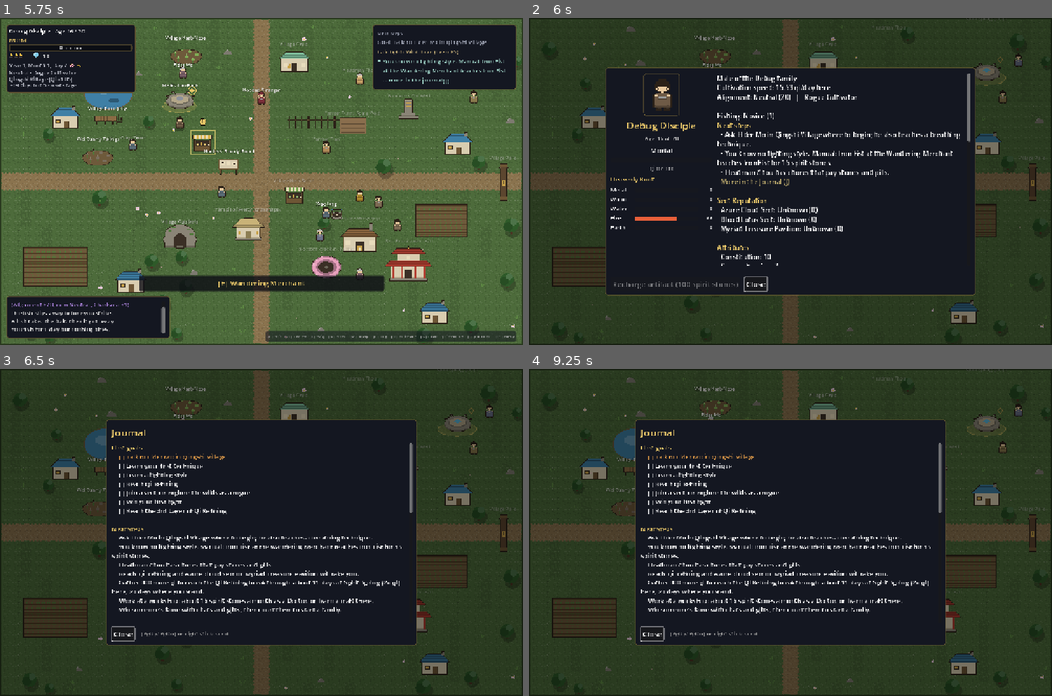
Above: before the commit, frames 1-4 (two rows, left to right).
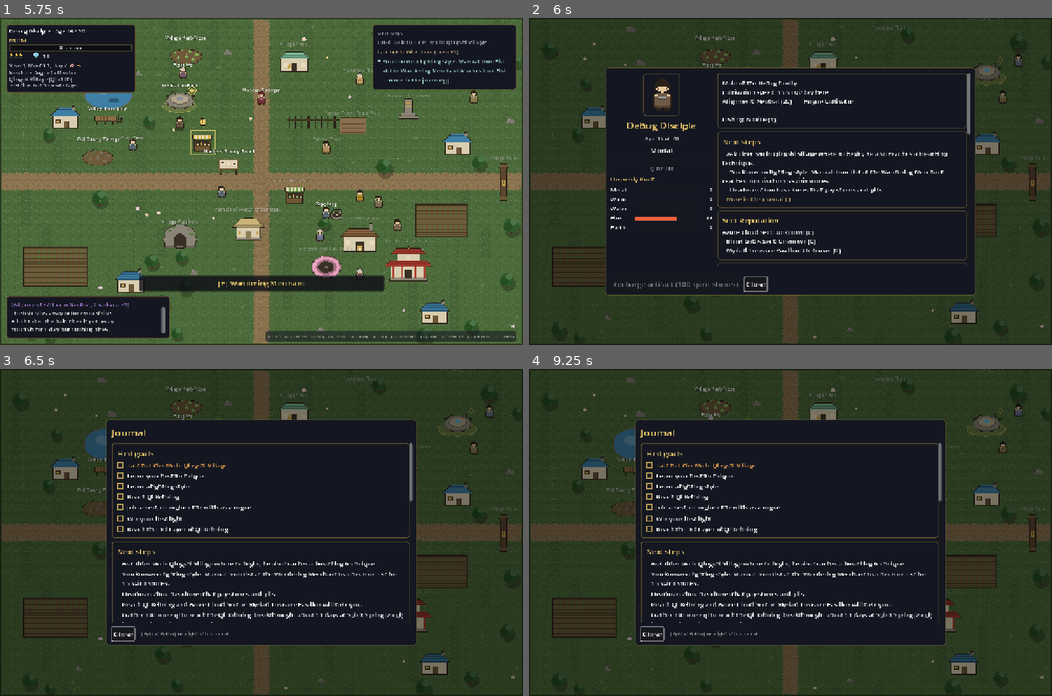
Above: after the commit, the same moments.

Repository: samridghimire/cultivation-game
Game: Godot game, scene res://src/world/world.tscn
The game is run twice, just before and just after one commit, with the same random seed, the same clock (stepped at 60 frames per second) and the same inputs. This scene is started directly instead of the project's main scene.
Inputs (mouse positions are in pixels of both pictures, inside the frame that each line leads up to):
- Up to frame 1 (5.75 s): click "Reach for it." at 0.5 s; click "Protect those who cannot prot…" at 1.25 s; click "What are you?" at 2 s; click "Why me?" at 2.75 s; click "What are you?" at 3.5 s; click "..." at 4.25 s; click "Set out." at 5 s
- Up to frame 2 (6 s): tap Enter (ui_accept) at 5.75 s; move the mouse to (905, 165) at 5.77 s; hold D (move_right) from 5.78 s (still down); tap C (toggle_character_sheet) at 5.85 s; click (905, 165) at 5.92 s
- Up to frame 3 (6.5 s): keep holding D (move_right); tap Enter (ui_accept) at 6.02 s; tap J (toggle_journal) at 6.05 s
- Up to frame 4 (9.25 s): release D (move_right) at 6.5 s; drag from (685, 548) to (706, 450) at 6.52 s; move the mouse to (842, 460) at 7.27 s; hold D (move_right) 7.28-8 s; hold E (interact) 7.28-8 s; tap J (toggle_journal) at 7.55, 9.05 s; drag from (764, 597) to (984, 421) at 8.02 s; move the mouse to (947, 581) at 8.77 s; hold A (move_left) from 8.78 s (still down); tap Page Up (scroll_up) at 8.85 s; tap Enter (ui_accept) at 9.02 s

Frame 1 is identical in both runs. In frame 2, 4.4% of the frame differs, in the area x 36-85%, y 17-76%; in frame 3, 4.6%, in the area x 21-79%, y 22-78%; in frame 4, 4.6%.

Commit message:
[GFX-030] Cards, not walls
Character sheet and journal sections are separate headed cards; journal goals
use a pixel checkbox. Hidden _text keeps the full source for tests.

Follow-ups: the 1280x800 / 1280x720 re-shoots of character_sheet and journal were not rendered or viewed this run.

Co-Authored-By: Claude Sonnet 5.5 <noreply@anthropic.com>
Claude-Session: https://claude.ai/code/session_01L4vu8x9n9xq6X2ah5yh2pR

Diff:
--- a/src/ui/character_sheet.gd
+++ b/src/ui/character_sheet.gd
@@ -26,7 +26,9 @@
 var _qi_label: Label
 var _root_title: Label
 var _root_box: VBoxContainer
+## Full BBCode source of the sheet (hidden); the visible cards are cut from it.
 var _text: RichTextLabel
+var _cards: VBoxContainer
 var _recharge: Button
 var _action_row: HFlowContainer
 var _gender_row: HBoxContainer
@@ -53,11 +55,14 @@
 	columns.add_child(_scroll)
 	_text = RichTextLabel.new()
 	_text.bbcode_enabled = true
-	_text.fit_content = true
-	_text.custom_minimum_size = Vector2(596, 0)
-	_text.size_flags_horizontal = Control.SIZE_EXPAND_FILL
-	_text.resized.connect(_fit_scroll)
-	_scroll.add_child(_text)
+	_text.visible = false
+	add_child(_text)
+	_cards = VBoxContainer.new()
+	_cards.add_theme_constant_override("separation", 8)
+	_cards.custom_minimum_size = Vector2(596, 0)
+	_cards.size_flags_horizontal = Control.SIZE_EXPAND_FILL
+	_cards.resized.connect(_fit_scroll)
+	_scroll.add_child(_cards)
 	_gender_row = HBoxContainer.new()
 	_gender_row.add_theme_constant_override("separation", 8)
 	_gender_row.add_child(UIStyle.label("Your gender is unknown. Choose:", 16))
@@ -188,7 +193,7 @@
 
 ## The scroll area is as tall as the text, up to MAX_TEXT_HEIGHT.
 func _fit_scroll() -> void:
-	_scroll.custom_minimum_size = Vector2(620, minf(_text.size.y, MAX_TEXT_HEIGHT))
+	_scroll.custom_minimum_size = Vector2(620, minf(_cards.size.y, MAX_TEXT_HEIGHT))
 
 
 func open() -> void:
@@ -379,6 +384,58 @@
 			t += "  [color=#888888]%s%s[/color]\n" % [def["name"], "" if count == "" else " (%s)" % count]
 	t += "\n[color=#888888]Press [I] for your inventory and [K] for techniques.[/color]"
 	_text.text = t
+	_build_cards(t)
+
+
+## Cuts the sheet's BBCode into headed sections: a header is a line that starts with an
+## accent- or danger-colored title. Text before the first header is an untitled section.
+## Returns [{title, head_color, body}], `title` being the header line's own text.
+static func split_sections(t: String) -> Array[Dictionary]:
+	var header := RegEx.new()
+	header.compile("^\\[color=#(%s|%s)\\](.*?)\\[/color\\](.*)$" % [UIStyle.ACCENT.to_html(false), UIStyle.CATEGORY_COLORS["danger"].to_html(false)])
+	var out: Array[Dictionary] = []
+	var body := PackedStringArray()
+	var cur := {"title": "", "note": "", "color": UIStyle.ACCENT}
+	for line in t.split("\n"):
+		var m := header.search(line)
+		if m != null:
+			out.append(_finish_section(cur, body))
+			body = PackedStringArray()
+			cur = {"title": m.get_string(2), "note": m.get_string(3).strip_edges(), "color": Color(m.get_string(1))}
+		else:
+			body.append(line)
+	out.append(_finish_section(cur, body))
+	return out.filter(func(sec: Dictionary) -> bool: return sec["title"] != "" or String(sec["body"]) != "")
+
+
+static func _finish_section(head: Dictionary, body: PackedStringArray) -> Dictionary:
+	var text := "\n".join(body).strip_edges()
+	if head["note"] != "":
+		text = ("%s\n%s" % [head["note"], text]).strip_edges()
+	return {"title": head["title"], "color": head["color"], "body": text}
+
+
+func _build_cards(t: String) -> void:
+	for c in _cards.get_children():
+		_cards.remove_child(c)
+		c.queue_free()
+	for sec in split_sections(t):
+		var card := UIStyle.panel()
+		card.name = "card_" + String(sec["title"]).validate_node_name() if sec["title"] != "" else "card_intro"
+		card.set_meta("title", sec["title"])
+		var inner := VBoxContainer.new()
+		inner.add_theme_constant_override("separation", 4)
+		card.add_child(inner)
+		if sec["title"] != "":
+			inner.add_child(UIStyle.label(sec["title"], 18, sec["color"]))
+		var body := RichTextLabel.new()
+		body.bbcode_enabled = true
+		body.fit_content = true
+		body.scroll_active = false
+		body.add_theme_font_size_override("normal_font_size", 15)
+		body.text = sec["body"]
+		inner.add_child(body)
+		_cards.add_child(card)
 
 
 ## WU-159: "Strongest foe beaten: <realm>" from the highest beat_realm flag set, "" when none.
--- a/src/ui/journal_screen.gd
+++ b/src/ui/journal_screen.gd
@@ -9,6 +9,8 @@
 const DIM := Color(0.6, 0.6, 0.6)
 
 var _scroll: ScrollContainer
+var _cards: VBoxContainer
+## Every card's text joined, for tests and search.
 var _text: RichTextLabel
 var _close_button: Button
 
@@ -27,11 +29,12 @@
 	box.add_child(_scroll)
 	_text = RichTextLabel.new()
 	_text.bbcode_enabled = true
-	_text.fit_content = true
-	_text.scroll_active = false
-	_text.size_flags_horizontal = Control.SIZE_EXPAND_FILL
-	_text.add_theme_font_size_override("normal_font_size", 15)
-	_scroll.add_child(_text)
+	_text.visible = false
+	add_child(_text)
+	_cards = VBoxContainer.new()
+	_cards.add_theme_constant_override("separation", 8)
+	_cards.size_flags_horizontal = Control.SIZE_EXPAND_FILL
+	_scroll.add_child(_cards)
 	var footer := HBoxContainer.new()
 	footer.add_theme_constant_override("separation", 16)
 	box.add_child(footer)
@@ -55,8 +58,10 @@
 
 
 func open() -> void:
+	var list := entries()
 	_text.clear()
-	_text.append_text(format_entries(entries()))
+	_text.append_text(format_entries(list))
+	_build_cards(list)
 	_scroll.scroll_vertical = 0
 	visible = true
 	_close_button.grab_focus.call_deferred()
@@ -93,3 +98,87 @@
 				line = "[color=#%s]%s[/color]" % [DIM.to_html(false), line]
 		out.append(line)
 	return "\n".join(out)
+
+
+## Entries grouped by section, in order: [{section, entries: [...]}].
+static func group_sections(entries: Array) -> Array[Dictionary]:
+	var out: Array[Dictionary] = []
+	for e: Dictionary in entries:
+		if out.is_empty() or out[-1]["section"] != String(e["section"]):
+			out.append({"section": String(e["section"]), "entries": []})
+		(out[-1]["entries"] as Array).append(e)
+	return out
+
+
+## A goal line is "[x] text" or "[ ] text": returns {done, text}, or {} for a plain line.
+static func parse_goal(text: String) -> Dictionary:
+	if text.begins_with("[x] "):
+		return {"done": true, "text": text.substr(4)}
+	if text.begins_with("[ ] "):
+		return {"done": false, "text": text.substr(4)}
+	return {}
+
+
+func _build_cards(list: Array) -> void:
+	for c in _cards.get_children():
+		_cards.remove_child(c)
+		c.queue_free()
+	for sec in group_sections(list):
+		var card := UIStyle.panel()
+		card.name = "card_" + String(sec["section"]).validate_node_name()
+		card.set_meta("title", sec["section"])
+		var inner := VBoxContainer.new()
+		inner.add_theme_constant_override("separation", 4)
+		card.add_child(inner)
+		inner.add_child(UIStyle.label(sec["section"], 18, UIStyle.ACCENT))
+		for e: Dictionary in sec["entries"]:
+			inner.add_child(_row(e))
+		_cards.add_child(card)
+
+
+func _row(e: Dictionary) -> Control:
+	var tone := String(e.get("tone", "normal"))
+	var color := Color.WHITE
+	if tone == "warning":
+		color = UIStyle.CATEGORY_COLORS["warning"]
+	elif tone == "dim":
+		color = DIM
+	var goal := parse_goal(String(e["text"]))
+	var row := HBoxContainer.new()
+	row.add_theme_constant_override("separation", 8)
+	var mark: Control
+	if goal.is_empty():
+		mark = UIStyle.label("-", 15, color)
+	else:
+		mark = CheckBox_pixel.new(goal["done"])
+	mark.size_flags_vertical = Control.SIZE_SHRINK_BEGIN
+	row.add_child(mark)
+	var text := RichTextLabel.new()
+	text.bbcode_enabled = false
+	text.fit_content = true
+	text.scroll_active = false
+	text.size_flags_horizontal = Control.SIZE_EXPAND_FILL
+	text.add_theme_font_size_override("normal_font_size", 15)
+	text.add_theme_color_override("default_color", color)
+	text.text = String(goal["text"]) if not goal.is_empty() else String(e["text"])
+	row.add_child(text)
+	return row
+
+
+## A 14 px pixel box, ticked when done.
+class CheckBox_pixel extends Control:
+	var done := false
+
+	func _init(is_done: bool) -> void:
+		done = is_done
+		custom_minimum_size = Vector2(16, 20)
+
+	func _draw() -> void:
+		var r := Rect2(1, 3, 14, 14)
+		draw_rect(r, Color(0.12, 0.12, 0.14))
+		draw_rect(r, UIStyle.ACCENT.darkened(0.2), false, 2.0)
+		if done:
+			var ok := Color("7fd36b")
+			draw_rect(Rect2(4, 9, 3, 3), ok)
+			draw_rect(Rect2(7, 11, 3, 3), ok)
+			draw_rect(Rect2(10, 6, 3, 5), ok)
--- a/tests/unit/test_character_sheet.gd
+++ b/tests/unit/test_character_sheet.gd
@@ -147,3 +147,14 @@
 	assert_false(sheet._text.get_parsed_text().contains("Spiritual Root:"), "moved to the bars")
 	sheet.free()
 	gs.end_session()
+
+
+func test_split_sections_makes_a_card_per_header() -> void:
+	var a := UIStyle.ACCENT.to_html(false)
+	var secs := CharacterSheet.split_sections("Intro line\n[color=#%s]Attributes[/color]\n  Str: 3\n\n[color=#%s]Sect Reputation[/color]\n  none\n" % [a, a])
+	assert_eq(secs.size(), 3)
+	assert_eq(secs[0]["title"], "")
+	assert_eq(secs[1]["title"], "Attributes")
+	assert_true(String(secs[1]["body"]).contains("Str: 3"))
+	assert_false(String(secs[1]["body"]).contains("Sect"), "sections do not run into each other")
+	assert_eq(secs[2]["title"], "Sect Reputation")
--- a/tests/unit/test_journal_screen.gd
+++ b/tests/unit/test_journal_screen.gd
@@ -42,3 +42,19 @@
 	assert_true(lines[1].contains("[color=#e8a04a]"))
 	assert_true(lines[2].contains("[color=#999999]"))
 	assert_false(lines[3].contains("[color"))
+
+
+func test_cards_one_per_section_with_goal_boxes() -> void:
+	var j := JournalScreen.new()
+	j._build_cards([
+		{"section": "First goals", "text": "[x] Meditate"},
+		{"section": "First goals", "text": "[ ] Gather herbs"},
+		{"section": "Next steps", "text": "Rest"},
+	])
+	assert_eq(j._cards.get_child_count(), 2)
+	assert_eq(String(j._cards.get_child(0).get_meta("title")), "First goals")
+	assert_eq(JournalScreen.parse_goal("[x] A"), {"done": true, "text": "A"})
+	assert_true(JournalScreen.parse_goal("Plain").is_empty())
+	var first: Node = j._cards.get_child(0).get_child(0)
+	assert_true(first.get_child(1).get_child(0) is JournalScreen.CheckBox_pixel, "goal row has a pixel box")
+	j.free()
